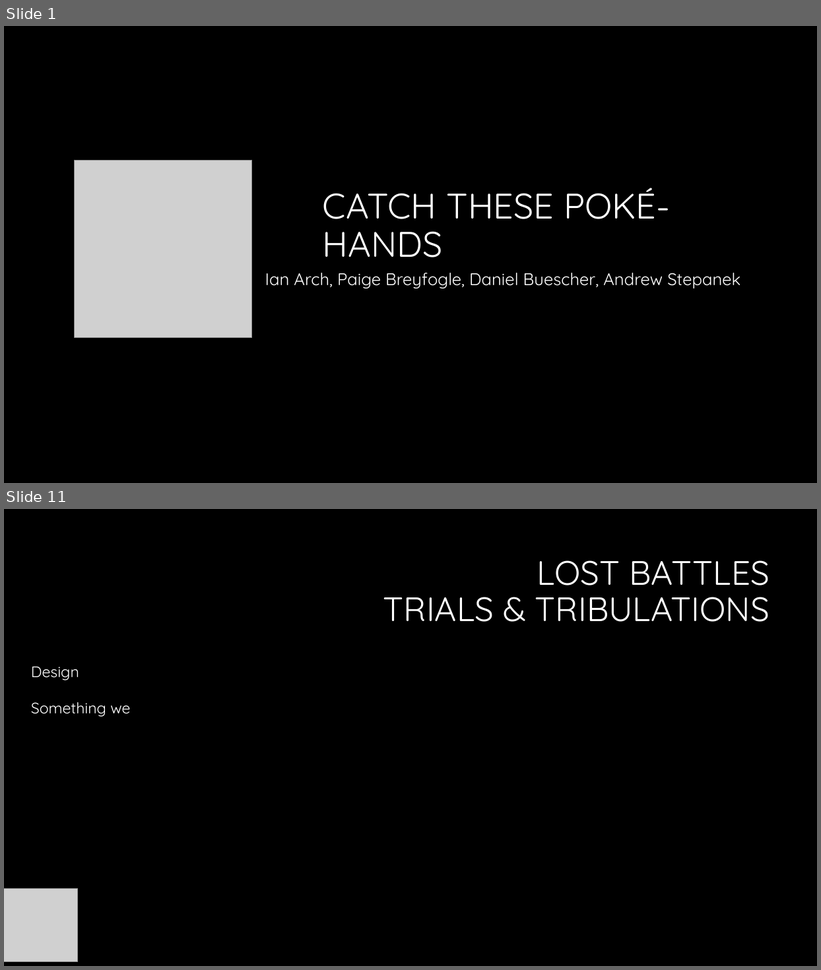
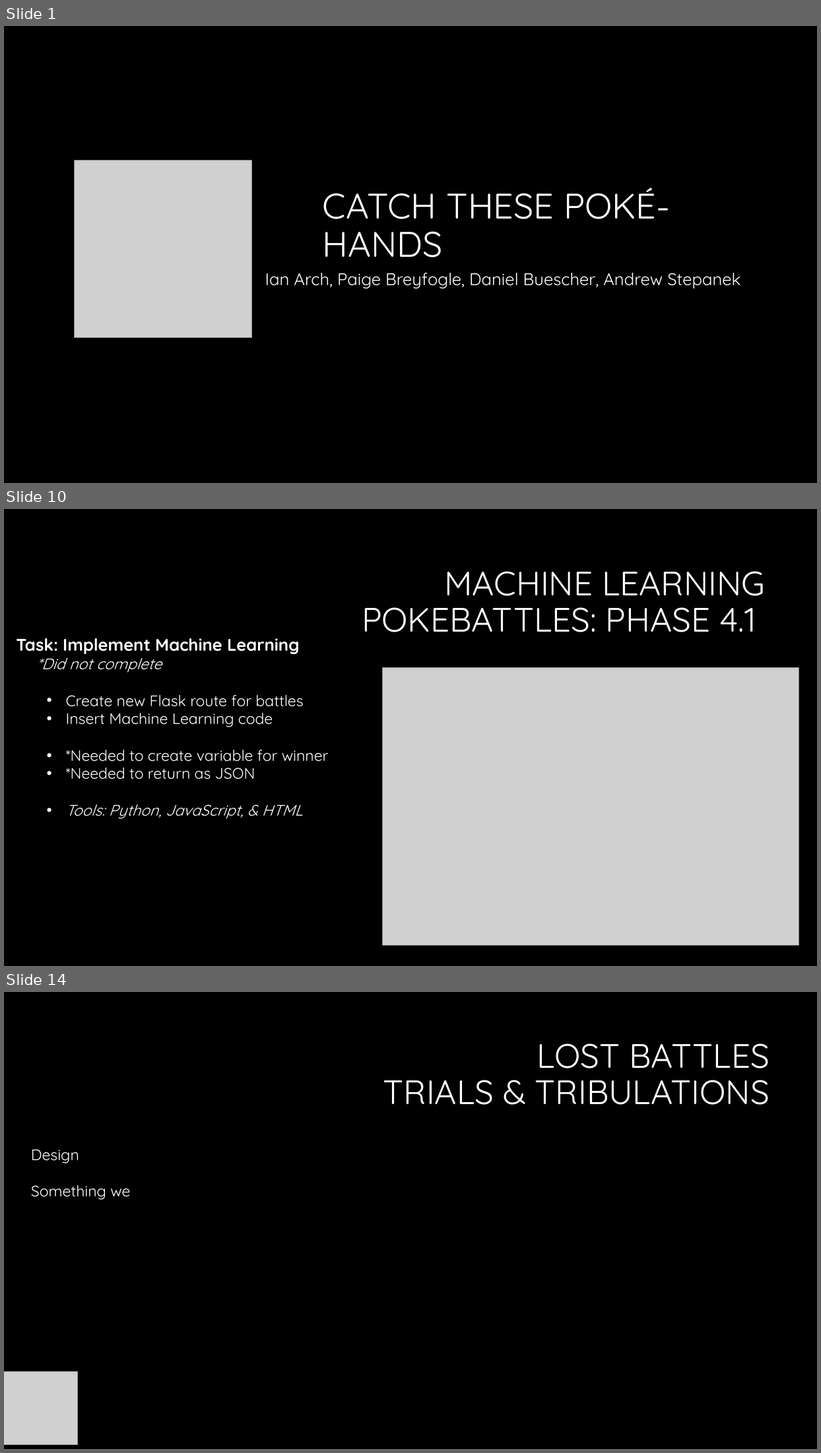
Before and after one commit to Dbuescher8/Final-Project, a slide deck: Final Presentation.pptx. Shown one above the other, each under a label of ours: slides 1 and 11 before the commit, slides 1, 10 and 14 after it; the slides between them are not shown. The pictures are 821x970 and 821x1453 pixels, drawn with LibreOffice and Linux fonts; fonts in the diff are those of the drawing; grey boxes stand for pictures; background and template pictures are left out. Boxes give left, top, right and bottom in pixels: in the first picture for what was removed or moved away, otherwise in the second. Text is boxed around its words. In the diff, an @@ line names an element or a change of style, - is before the commit and + after.

```diff
--- a/Final Presentation.pptx
+++ b/Final Presentation.pptx
@@ slide 10 added at <box>4,509,817,966</box>, background #000000 @@
@@ title added at <box>362,571,765,632</box>, 40 pt, text #FFFFFF @@
+MACHINE LEARNING
+POKEBATTLES: PHASE 4.1
@@ text added at <box>16,638,329,819</box>, 18 pt, text #FFFFFF @@
+  Task: Implement Machine Learning
+  *Did not complete
+    • Create new Flask route for battles
+    • Insert Machine Learning code
+    • *Needed to create variable for winner
+    • *Needed to return as JSON
+    • Tools: Python, JavaScript, & HTML
@@ picture added at <box>382,667,799,946</box> @@
@@ what was slide 11 is now slide 14 @@
```
Also in this commit, not shown: 3 slides changed, 8 other slides added, 6 slides removed, 1 other file.
